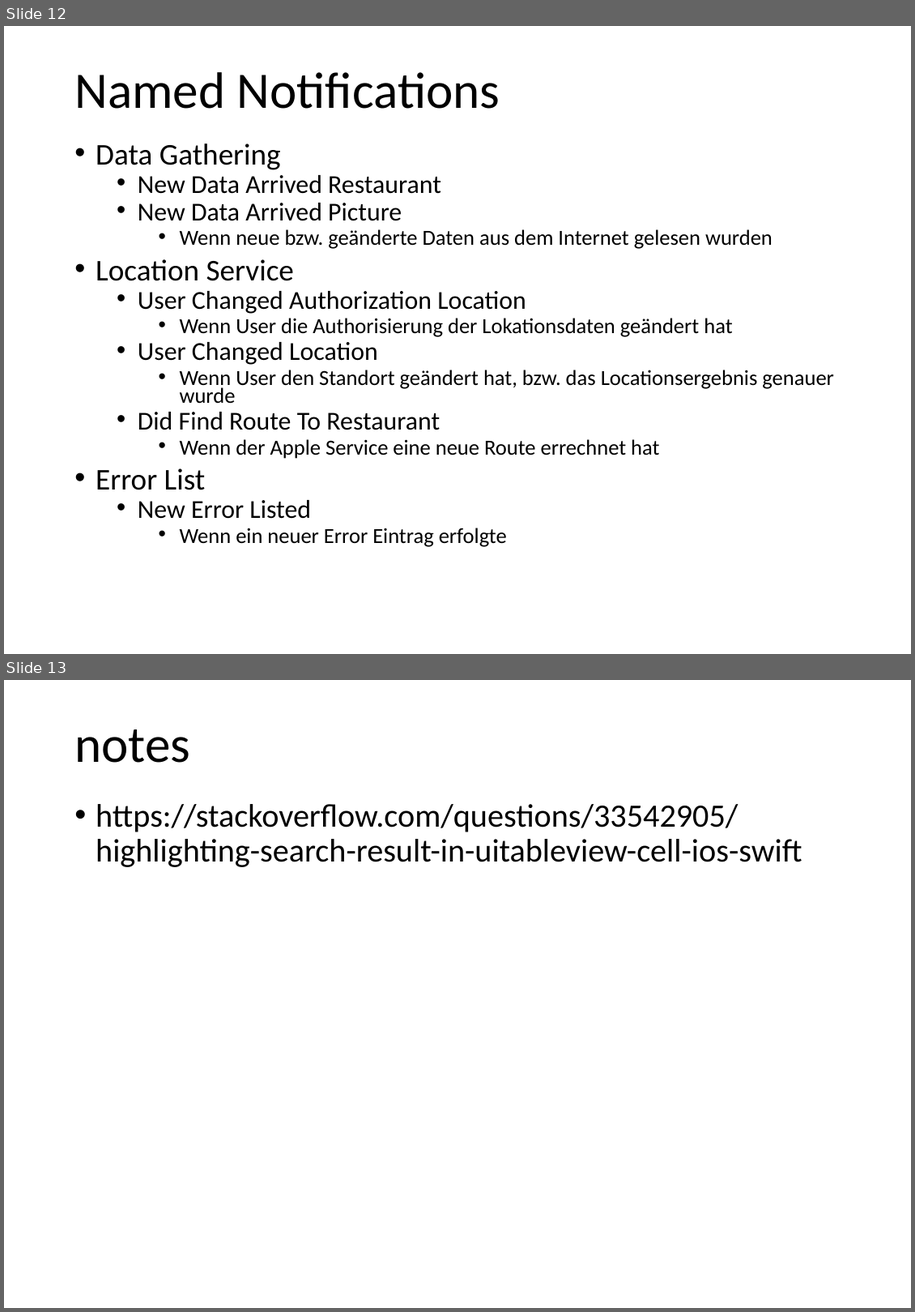
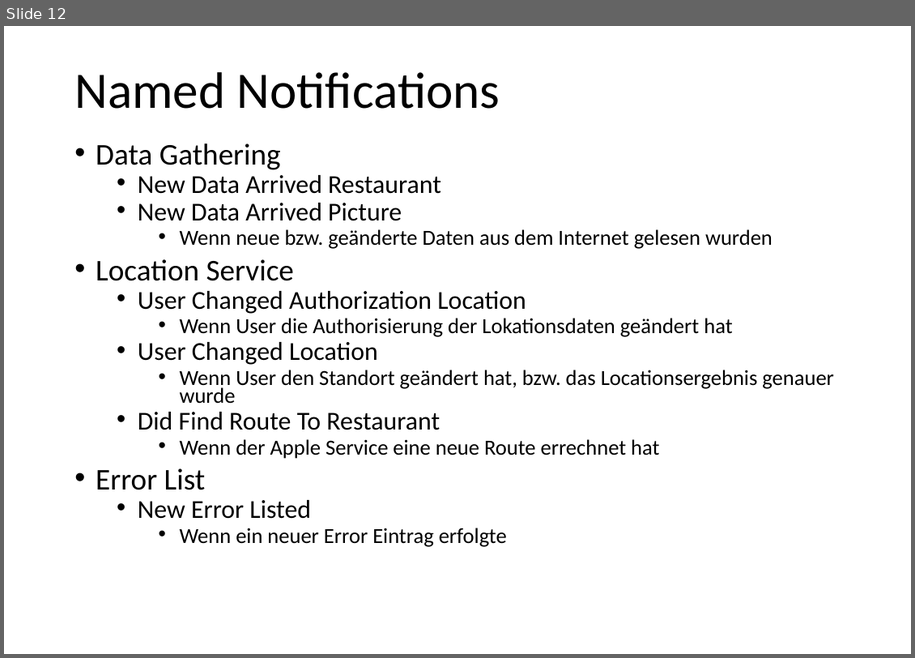
Before and after one commit to hobrink1/TaRest, a slide deck: PowerPoints/TaRest Notizen.pptx. Shown one above the other, each under a label of ours: slides 12 and 13 before the commit, slide 12 after it. The pictures are 915x1312 and 915x658 pixels, drawn with LibreOffice and Linux fonts; fonts in the diff are those of the drawing; background and template pictures are left out. Boxes give left, top, right and bottom in pixels: in the first picture for what was removed or moved away, otherwise in the second. Text is boxed around its words. In the diff, an @@ line names an element or a change of style, - is before the commit and + after.

```diff
--- a/PowerPoints/TaRest Notizen.pptx
+++ b/PowerPoints/TaRest Notizen.pptx
@@ slide 13 removed at <box>4,680,911,1308</box>, background #FFFFFF @@
@@ title removed at <box>74,729,190,763</box> @@
-notes
@@ text removed at <box>96,804,802,867</box> @@
-• https://stackoverflow.com/questions/33542905/highlighting-search-result-in-uitableview-cell-ios-swift
```
Also in this commit, not shown: 1 slide changed, 11 other files.
